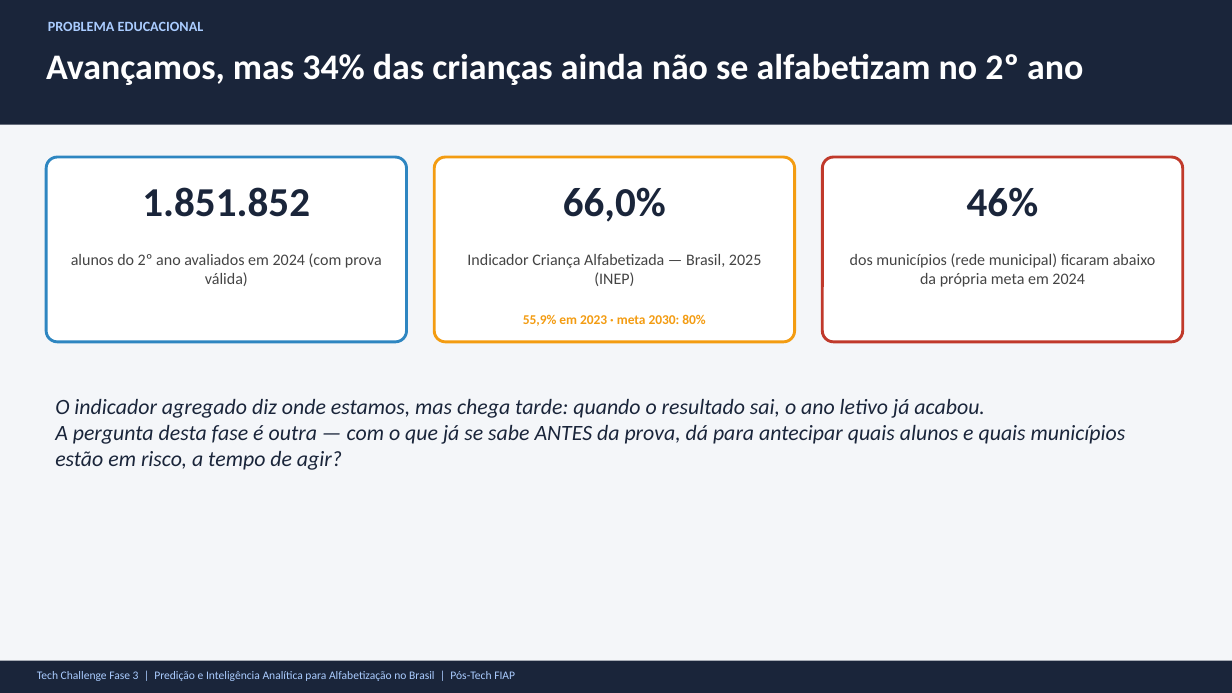
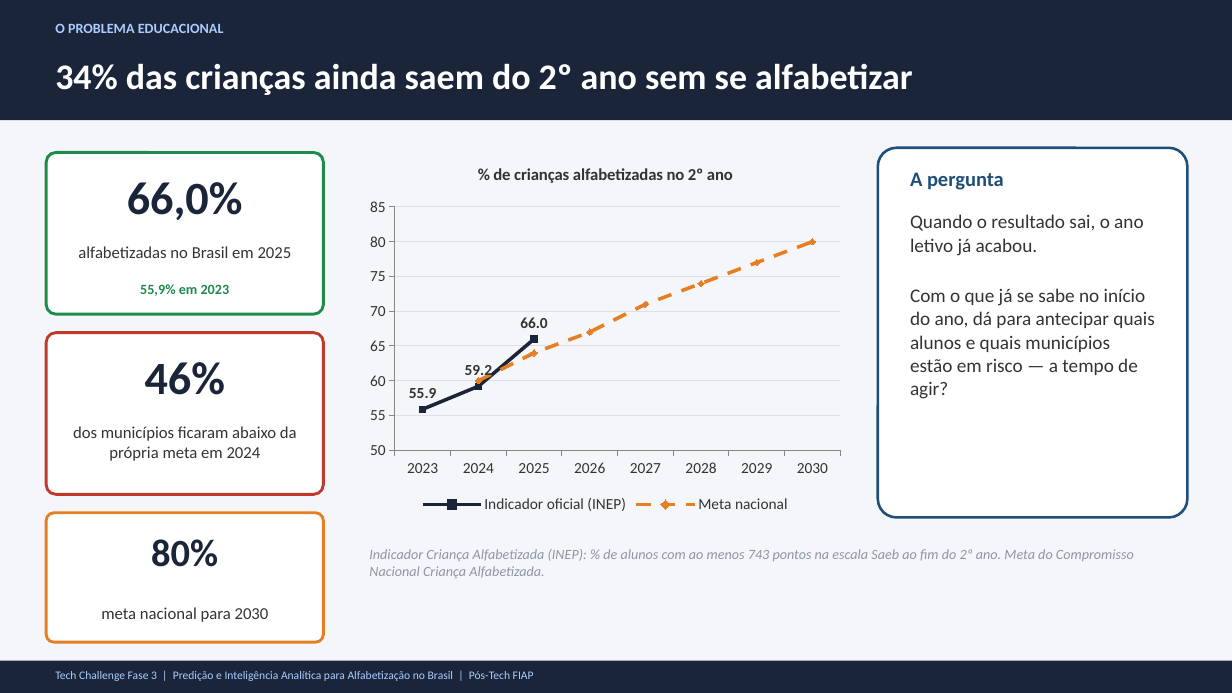
Before and after one commit to Fe-Biaggio/TechChallenge_3, a slide deck: slide 2 of reports/presentation/Alfabetizacao_Fase3_Apresentacao.pptx. Drawn at 1232x693 pixels with LibreOffice and Linux fonts; fonts in the diff are those of the drawing. Boxes give left, top, right and bottom in pixels: in the first picture for what was removed or moved away, otherwise in the second. Text is boxed around its words. In the diff, an @@ line names an element or a change of style, - is before the commit and + after.

```diff
--- a/reports/presentation/Alfabetizacao_Fase3_Apresentacao.pptx
+++ b/reports/presentation/Alfabetizacao_Fase3_Apresentacao.pptx
@@ rectangle resized from (x1=0, y1=0, x2=1232, y2=125) to (x1=0, y1=0, x2=1232, y2=120) @@
@@ text at (x1=55, y1=23, x2=224, y2=33): text changed @@
-PROBLEMA EDUCACIONAL
+O PROBLEMA EDUCACIONAL
@@ text "34% das crianças ainda saem ..." at (x1=55, y1=63, x2=912, y2=95): vertical alignment top to middle @@
@@ text at (x1=55, y1=63, x2=912, y2=95): text changed @@
-Avançamos, mas 34% das crianças ainda não se alfabetizam no 2º ano
+34% das crianças ainda saem do 2º ano sem se alfabetizar
@@ line chart added at (x1=360, y1=148, x2=850, y2=518) @@
+title "% de crianças alfabetizadas no 2º ano"
+categories: 2023, 2024, 2025, 2026, 2027, 2028, 2029, 2030
+Indicador oficial (INEP): 55.9, 59.2, 66, -, -, -, -, -
+Meta nacional: -, 60, 64, 67, 71, 74, 77, 80
@@ rounded rectangle added at (x1=878, y1=148, x2=1188, y2=518), fill #FFFFFF, outline #1F4E79 2 pt @@
@@ rounded rectangle resized from (x1=46, y1=157, x2=407, y2=342) to (x1=46, y1=152, x2=323, y2=314) @@
@@ rounded rectangle at (x1=46, y1=152, x2=323, y2=314): outline #2E86C1 2.25 pt to #1E8B4C 2.25 pt @@
@@ text "66,0%" moved from (x1=563, y1=187, x2=666, y2=222) to (x1=127, y1=182, x2=243, y2=220) @@
@@ text "66,0%" at (x1=127, y1=182, x2=243, y2=220): size 32 to 36 pt @@
@@ rounded rectangle removed at (x1=434, y1=157, x2=795, y2=342) @@
@@ text added at (x1=910, y1=172, x2=1004, y2=190), 16 pt, text #1F4E79, bold @@
+A pergunta
@@ text removed at (x1=142, y1=187, x2=310, y2=217) @@
-1.851.852
@@ text at (x1=910, y1=214, x2=1154, y2=399): text changed; size 17 to 15 pt; text colour #1A253A to #333333; italic off @@
-O indicador agregado diz onde estamos, mas chega tarde: quando o resultado sai, o ano letivo já acabou.
-A pergunta desta fase é outra — com o que já se sabe ANTES da prova, dá para antecipar quais alunos e quais municípios estão em risco, a tempo de agir?
+Quando o resultado sai, o ano letivo já acabou.
+Com o que já se sabe no início do ano, dá para antecipar quais alunos e quais municípios estão em risco — a tempo de agir?
@@ text at (x1=78, y1=246, x2=292, y2=258): text changed; size 12.5 to 13 pt; text colour #444444 to #333333 @@
-alunos do 2º ano avaliados em 2024 (com prova válida)
+alfabetizadas no Brasil em 2025
@@ text removed at (x1=467, y1=254, x2=761, y2=286) @@
-Indicador Criança Alfabetizada — Brasil, 2025 (INEP)
@@ text at (x1=140, y1=284, x2=230, y2=296): text changed; size 10.5 to 11 pt; text colour #F39C12 to #1E8B4C @@
-55,9% em 2023 · meta 2030: 80%
+55,9% em 2023
@@ text "46%" at (x1=145, y1=362, x2=225, y2=395): size 32 to 36 pt @@
@@ text "46%" moved from (x1=967, y1=187, x2=1039, y2=217) to (x1=145, y1=362, x2=225, y2=395) @@
@@ rounded rectangle added at (x1=46, y1=333, x2=323, y2=494), fill #FFFFFF, outline #C0392B 2.25 pt @@
@@ text at (x1=73, y1=426, x2=297, y2=461): text changed; size 12.5 to 13 pt; text colour #444444 to #333333 @@
-dos municípios (rede municipal) ficaram abaixo da própria meta em 2024
+dos municípios ficaram abaixo da própria meta em 2024
@@ rounded rectangle resized from (x1=823, y1=157, x2=1183, y2=342) to (x1=46, y1=513, x2=323, y2=642) @@
@@ rounded rectangle at (x1=46, y1=513, x2=323, y2=642): outline #C0392B 2.25 pt to #E67E22 2.25 pt @@
@@ text added at (x1=151, y1=539, x2=218, y2=567), 30 pt, text #1A253A, bold @@
+80%
@@ text added at (x1=369, y1=549, x2=1134, y2=578), 11 pt, text #8C96A5, italic @@
+Indicador Criança Alfabetizada (INEP): % de alunos com ao menos 743 pontos na escala Saeb ao fim do 2º ano. Meta do Compromisso Nacional Criança Alfabetizada.
@@ text added at (x1=101, y1=607, x2=269, y2=622), 13 pt, text #333333 @@
+meta nacional para 2030
@@ text "Tech Challenge Fase 3 | ..." moved from (x1=37, y1=671, x2=515, y2=681) to (x1=55, y1=671, x2=534, y2=681) @@
```
Also in this commit, not shown: 7 other slides changed, 2 slides added, 2 slides removed, 3 other files.
